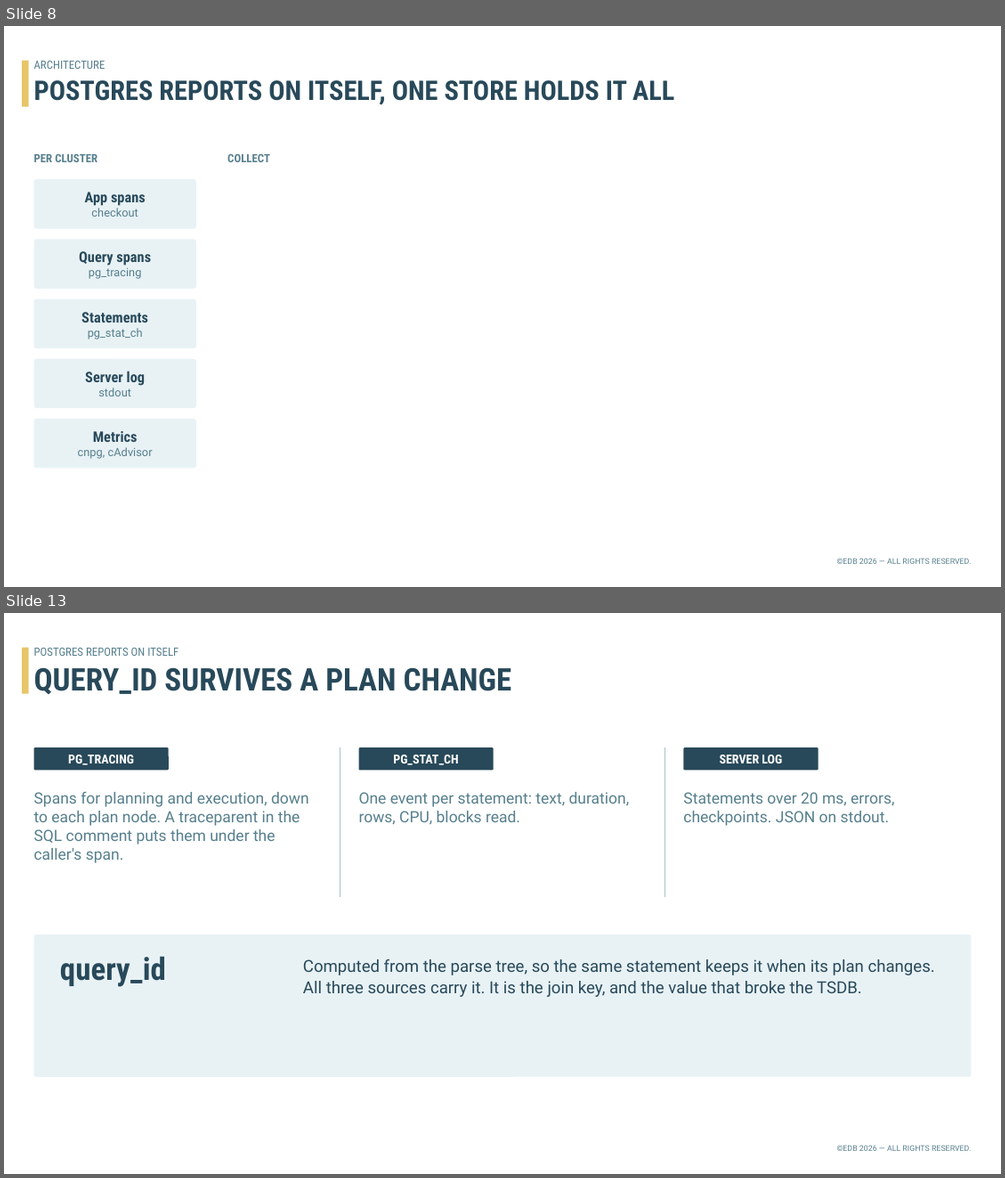
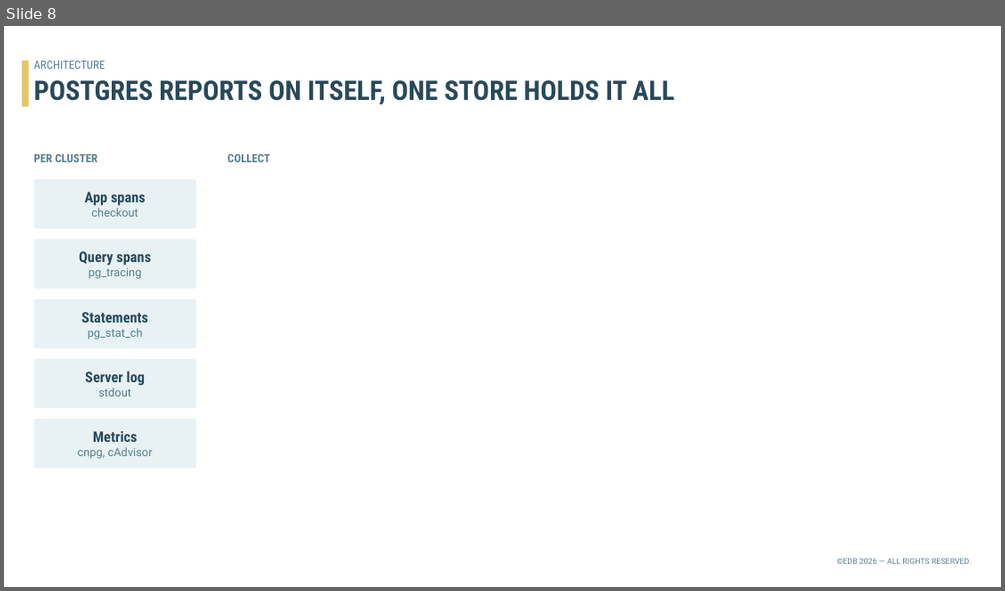
Before and after one commit to gabrosys/postgres-k8s-unified-o11y, a slide deck: slides/pg-unified-o11y.pptx. Shown one above the other, each under a label of ours: slides 8 and 13 before the commit, slide 8 after it; the slides between them are not shown. The pictures are 1005x1178 and 1005x591 pixels, drawn with LibreOffice and Linux fonts; fonts in the diff are those of the drawing; background and template pictures are left out. Boxes give left, top, right and bottom in pixels: in the first picture for what was removed or moved away, otherwise in the second. Text is boxed around its words. In the diff, an @@ line names an element or a change of style, - is before the commit and + after.

```diff
--- a/slides/pg-unified-o11y.pptx
+++ b/slides/pg-unified-o11y.pptx
@@ slide 13 removed at [4, 613, 1001, 1174], background #FFFFFF; not listed: 1 template element that a slide beside it also shows @@
@@ rectangle removed at [22, 648, 29, 694] @@
@@ text removed at [34, 648, 178, 656] @@
-POSTGRES REPORTS ON ITSELF
@@ text removed at [34, 667, 512, 694] @@
-QUERY_ID SURVIVES A PLAN CHANGE
@@ rounded rectangle removed at [34, 747, 169, 770] @@
-PG_TRACING
@@ line removed from (340, 747) to (340, 897) @@
@@ rounded rectangle removed at [358, 747, 493, 770] @@
-PG_STAT_CH
@@ line removed from (665, 747) to (665, 897) @@
@@ rounded rectangle removed at [684, 747, 818, 770] @@
-SERVER LOG
@@ text removed at [34, 791, 309, 863] @@
-Spans for planning and execution, down to each plan node. A traceparent in the SQL comment puts them under the caller's span.
@@ text removed at [359, 792, 630, 825] @@
-One event per statement: text, duration, rows, CPU, blocks read.
@@ text removed at [683, 792, 894, 826] @@
-Statements over 20 ms, errors, checkpoints. JSON on stdout.
@@ rounded rectangle removed at [34, 934, 971, 1077] @@
@@ text removed at [60, 956, 166, 987] @@
-query_id
@@ text removed at [303, 959, 935, 997] @@
-Computed from the parse tree, so the same statement keeps it when its plan changes.
-All three sources carry it. It is the join key, and the value that broke the TSDB.
```
Also in this commit, not shown: 8 slides changed, 8 slides added, 5 other slides removed, 2 other files.
